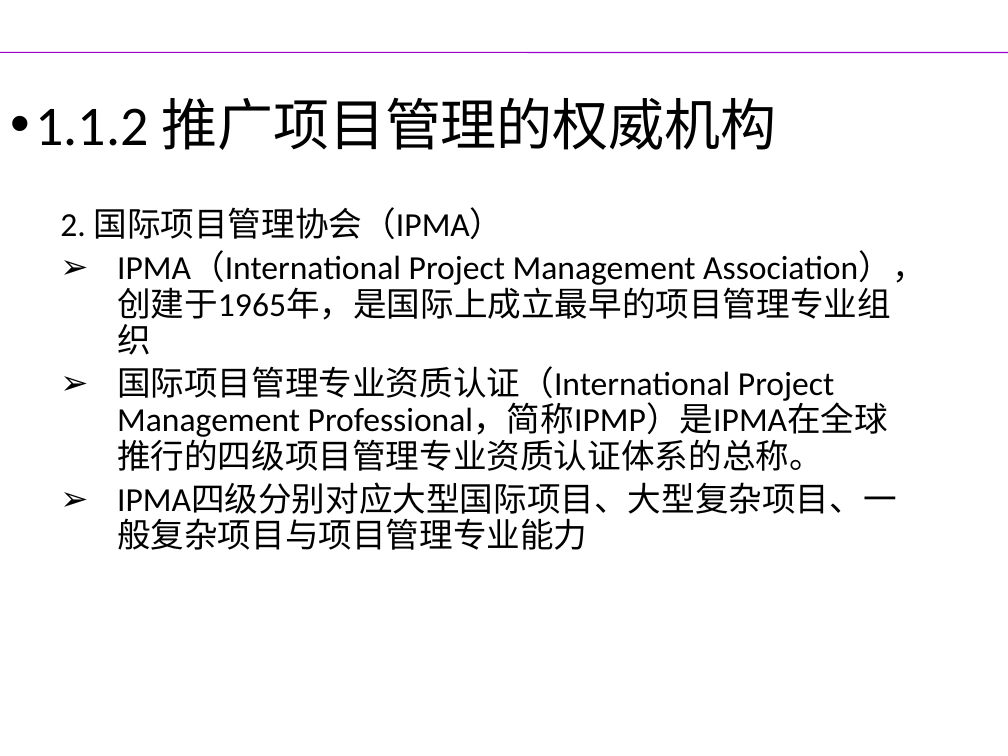
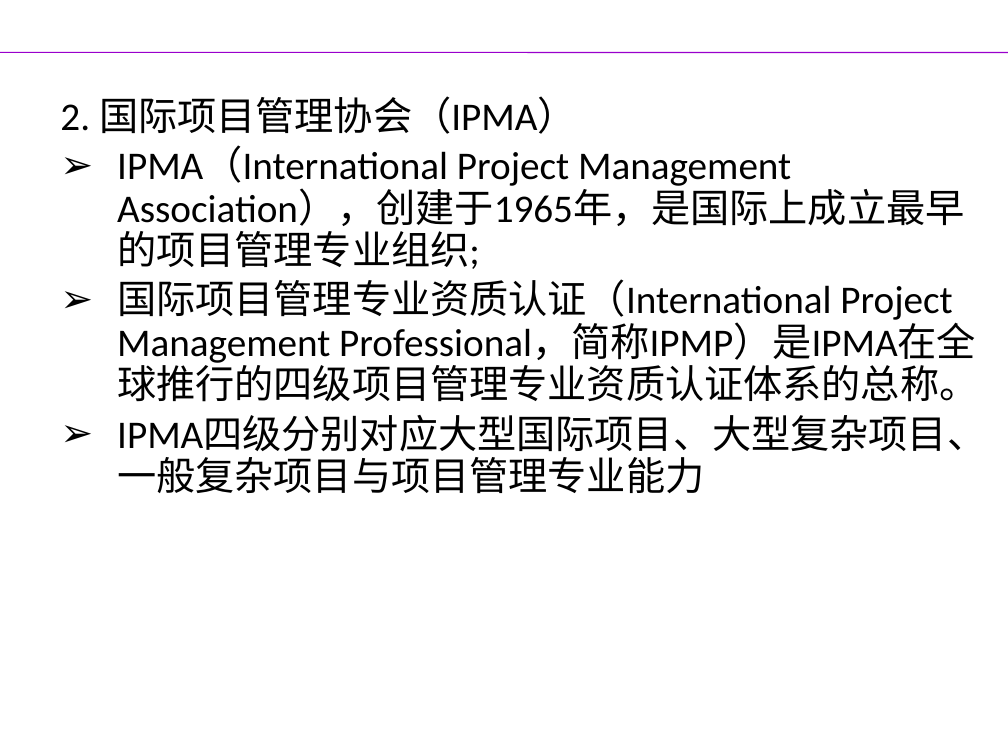
Before and after one commit to yanghui58/project_manager, a slide deck: slide 11 of 第1章 信息系统项目的特点与规划.pptx (slide 10 before the commit). Drawn at 1008x756 pixels with LibreOffice and Linux fonts; fonts in the diff are those of the drawing; background and template pictures are left out. Boxes give left, top, right and bottom in pixels: in the first picture for what was removed or moved away, otherwise in the second. Text is boxed around its words. In the diff, an @@ line names an element or a change of style, - is before the commit and + after.

```diff
--- a/第1章 信息系统项目的特点与规划.pptx
+++ b/第1章 信息系统项目的特点与规划.pptx
@@ text at <box>35,98,776,150</box>: paragraph removed @@
-• 1.1.2 推广项目管理的权威机构
@@ text at <box>60,96,986,494</box>: size 24 to 28 pt in "2. 国际项目管理协会（IPMA）", "国际项目管理专业资质认证（International Project Management Professional，简 ...", "IPMA四级分别对应大型国际项目、大型复杂项目、一般复杂项目与项目管理专业能力" @@
@@ text at <box>117,147,964,269</box>: text changed; size 24 to 28 pt @@
-  ➢ IPMA（International Project Management Association），创建于1965年，是国际上成立最早的项目管理专业组织
+  ➢ IPMA（International Project Management Association），创建于1965年，是国际上成立最早的项目管理专业组织;
```
Also in this commit, not shown: 16 other slides changed, 2 slides added, 1 other file.
